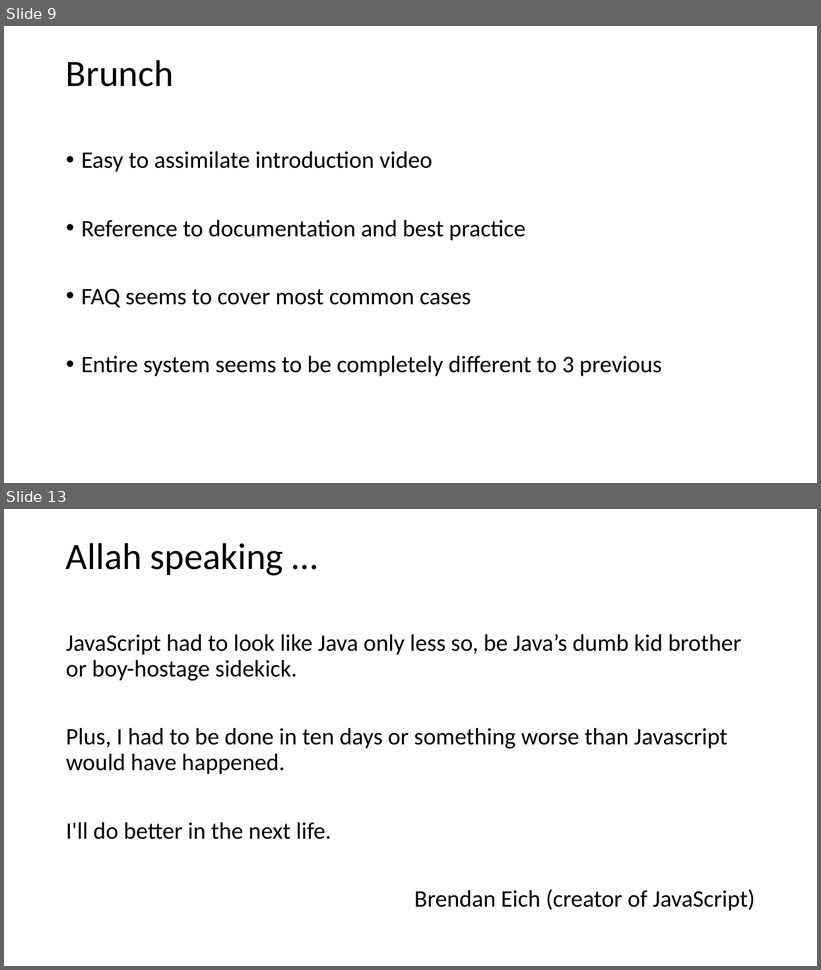
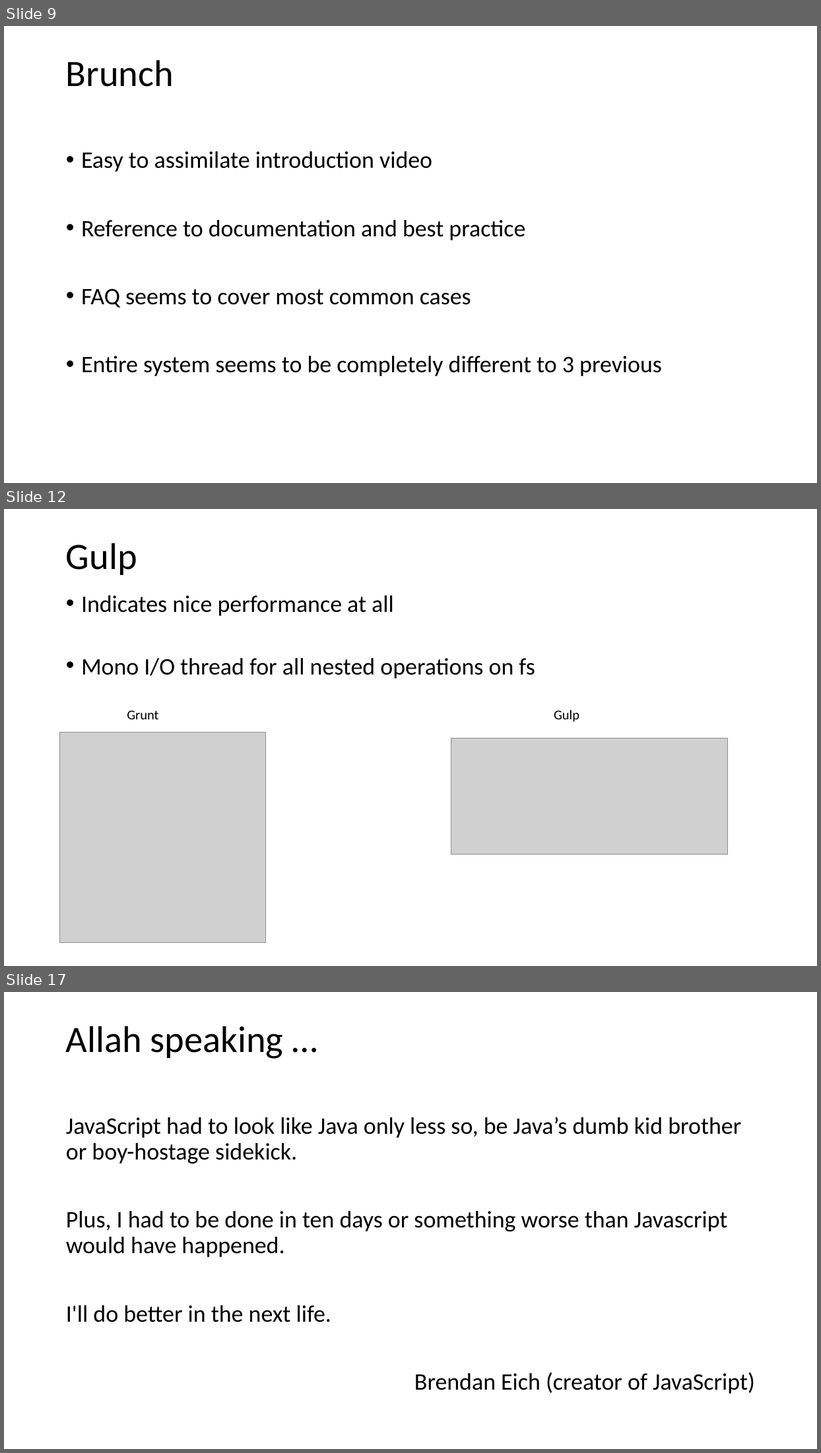
Before and after one commit to vba/presentations, a slide deck: build.js/build.js.pptx. Shown one above the other, each under a label of ours: slides 9 and 13 before the commit, slides 9, 12 and 17 after it; the slides between them are not shown. The pictures are 821x970 and 821x1453 pixels, drawn with LibreOffice and Linux fonts; fonts in the diff are those of the drawing; grey boxes stand for pictures. Boxes give left, top, right and bottom in pixels: in the first picture for what was removed or moved away, otherwise in the second. Text is boxed around its words. In the diff, an @@ line names an element or a change of style, - is before the commit and + after.

Commit message:
[build.js] Complete presentation with performance section

```diff
--- a/build.js/build.js.pptx
+++ b/build.js/build.js.pptx
@@ slide 12 added at [4, 509, 817, 966], background #FFFFFF @@
@@ title added at [66, 543, 137, 575], 44 pt, text #000000 @@
+Gulp
@@ text added at [81, 595, 535, 679], 28 pt, text #000000 @@
+• Indicates nice performance at all
+• Mono I/O thread for all nested operations on fs
@@ text added at [127, 710, 580, 722], 16 pt, text #000000 @@
+Grunt Gulp
@@ picture added at [60, 732, 266, 943] @@
@@ picture added at [451, 739, 728, 855] @@
@@ what was slide 13 is now slide 17 @@
```
Also in this commit, not shown: 4 slides changed, 3 other slides added.
